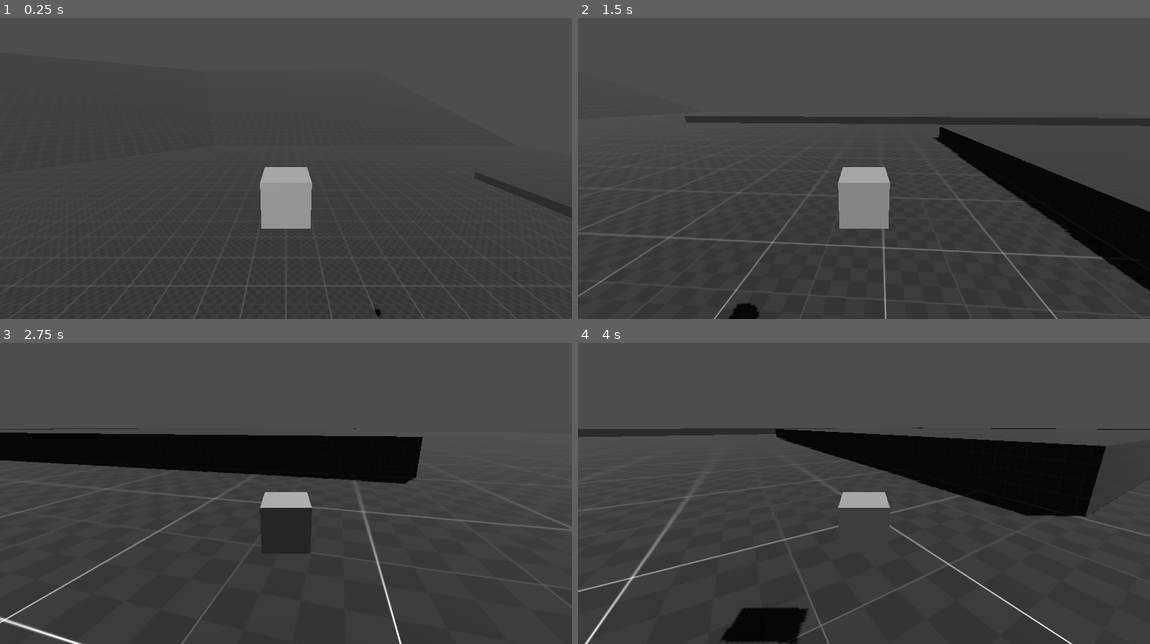
Above: before the commit, frames 1-4 (two rows, left to right).
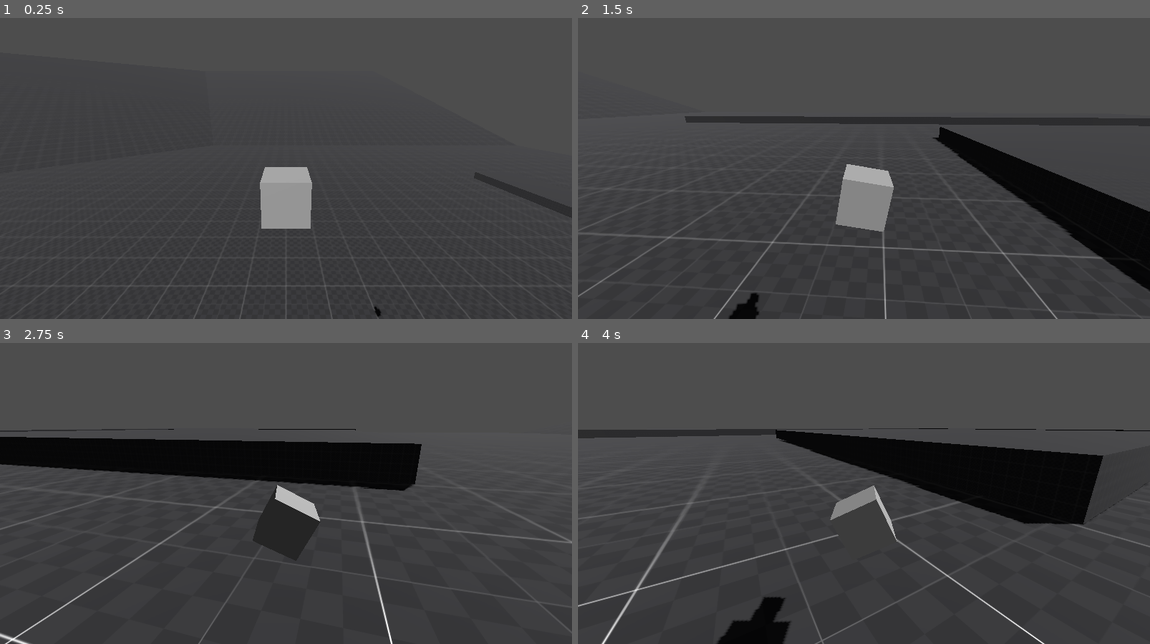
Above: after the commit, the same moments.

Repository: CactusHertz/car-test
Game: Godot game, scene res://level.tscn
The game is run twice, just before and just after one commit, with the same random seed, the same clock (stepped at 60 frames per second) and the same inputs.
Inputs:
- Up to frame 1 (0.25 s): no input
- Up to frame 2 (1.5 s): hold D (move_right) 0.53-1.28 s; hold S (move_back) from 1.28 s (still down)
- Up to frame 3 (2.75 s): release S (move_back) at 2.03 s; hold D (move_right) from 2.03 s (still down)
- Up to frame 4 (4 s): release D (move_right) at 2.78 s; hold W (move_forward) 2.78-3.53 s; hold A (move_left) from 3.53 s (still down)

The runs differ from the first frame. In frame 1, less than 0.1% of the frame differs, in the area x 65-66%, y 95-97%; in frame 2, 0.4%; in frame 3, 5.6%; in frame 4, 5.9%, in the area x 0-100%, y 28-100%.

Commit message:
Add vehicle tilt

Diff:
--- a/Car_rb.gd
+++ b/Car_rb.gd
@@ -1,14 +1,19 @@
 extends RigidBody3D
 
 var speed := 80
-var boost_speed := 160
+var boost_speed := 120
 var steering_factor := 2.0
+var steering_tilt := 0.5
 
 var gravity_force := 50.0
 var local_gravity := Vector3.DOWN
 var rotation_speed := 5.0
 
+
+var is_grounded := false
+
 @onready var ray : RayCast3D = %RayCast3D
+@onready var body : MeshInstance3D = %CarBody
 
 func _ready() -> void:
 	pass
@@ -19,11 +24,12 @@
 func _integrate_forces(state):
 	pass
 
-func apply_movement(delta):
+func apply_movement(delta: float):
 	var input_vector := Input.get_vector("move_left", "move_right", "move_forward", "move_back")
 
 	var movement_velocity = Vector3(0, 0, input_vector.y).normalized() * speed
 	transform.basis = Basis(Vector3.UP, -steering_factor * input_vector.x * delta) * transform.basis
+	tilt_body(delta,input_vector)
 
 	apply_central_force(basis * movement_velocity)
 	apply_central_force(basis * Vector3.DOWN * gravity_force)
@@ -31,6 +37,19 @@
 func bounce():
 	pass
 
+func tilt_body( delta: float, input_vector: Vector2):
+	var home_tilt := Quaternion()
+	var desired_tilt := Quaternion(Vector3(0,0,1), -input_vector.x * steering_tilt)
+
+	var target_rotation = desired_tilt
+	var slerp_speed = 5.0
+
+	var current_rot = Quaternion(body.transform.basis)
+	var new_rot = current_rot.slerp(target_rotation, delta* slerp_speed)
+	body.transform.basis = Basis(new_rot)
+
+
+
 func orient_car(direction: Vector3, delta: float) -> void:
 	var left_axis := -local_gravity.cross(direction)
 	var rotation_basis := Basis(left_axis, -local_gravity, direction).orthonormalized()
--- a/Car_rb.tscn
+++ b/Car_rb.tscn
@@ -9,10 +9,11 @@
 
 [sub_resource type="BoxMesh" id="BoxMesh_yxw50"]
 
+[sub_resource type="BoxMesh" id="BoxMesh_togdg"]
+
 [sub_resource type="SphereShape3D" id="SphereShape3D_ch6u2"]
 
 [node name="Car" type="RigidBody3D"]
-transform = Transform3D(1, 0, 0, 0, 1, 0, 0, 0, 1, -0.00311589, 1.19209e-07, -0.00246501)
 rotation_edit_mode = 1
 physics_material_override = SubResource("PhysicsMaterial_bt7b4")
 gravity_scale = 1.66533e-16
@@ -20,10 +21,17 @@
 linear_damp = 1.0
 script = ExtResource("1_jy7vu")
 
-[node name="MeshInstance3D" type="MeshInstance3D" parent="."]
+[node name="CarBody" type="MeshInstance3D" parent="."]
+unique_name_in_owner = true
+rotation_edit_mode = 1
 mesh = SubResource("BoxMesh_yxw50")
 
+[node name="MeshInstance3D" type="MeshInstance3D" parent="CarBody"]
+transform = Transform3D(0.423589, 0, 0, 0, 0.423589, 0, 0, 0, 1, 0, 0, -0.881184)
+mesh = SubResource("BoxMesh_togdg")
+
 [node name="CollisionShape3D" type="CollisionShape3D" parent="."]
+unique_name_in_owner = true
 shape = SubResource("SphereShape3D_ch6u2")
 
 [node name="Camera3D" type="Camera3D" parent="."]
--- a/RayCast3D.gd
+++ b/RayCast3D.gd
@@ -4,7 +4,7 @@
 
 @export var ride_height := -9.0
 @export var ride_spring_damper := 10.0
-@export var ride_spring_strength := 50.0
+@export var ride_spring_strength := 100.0
 
 
 
@@ -22,38 +22,16 @@
 	var vel = car.linear_velocity
 	var ray_dir := global_basis.y
 
-	var other_vel := Vector3.ZERO
-
 	var ray_dir_vel = vel.dot(ray_dir)
-
 	var rel_vel = ray_dir_vel
 
 	var distance = -get_collision_point().distance_to(global_position)
 	var x = distance - ride_height
 
 	var spring_force = (x * ride_spring_strength) - (rel_vel * ride_spring_damper)
-
 	car.apply_central_force(ray_dir * spring_force)
 
 func align_to_normal(delta):
 	var normal := get_collision_normal()
 
-	print(normal)
-
-	var target_up = get_collision_normal()
-	var current_up = global_transform.basis.y
-	var rotation_to_target = current_up.cross(target_up).normalized()
-	var angle_to_target = acos(current_up.dot(target_up))
-	var rotation_delta = rotation_to_target * angle_to_target * delta * 10
-	car.angular_velocity = car.angular_velocity.lerp(rotation_delta, 0.1)
-	#var rotation_axis = Vector3.UP.cross(normal).normalized()
-	#var rotation_angle = Vector3.UP.angle_to(normal)
-	#car.transform.basis = Basis(rotation_axis, rotation_angle)
-
-	'''
-	var forward = transform.basis.z
-	var right = normal.cross(forward).normalized()
-	var up = -right.cross(forward).normalized()
-	car.transform.basis = Basis(right, up, forward)
-
-	print(car.transform.basis, Basis(right, up, forward))'''
+	#print(normal)
Not shown: 1 places in Car_rb.tscn that only renumber resources
